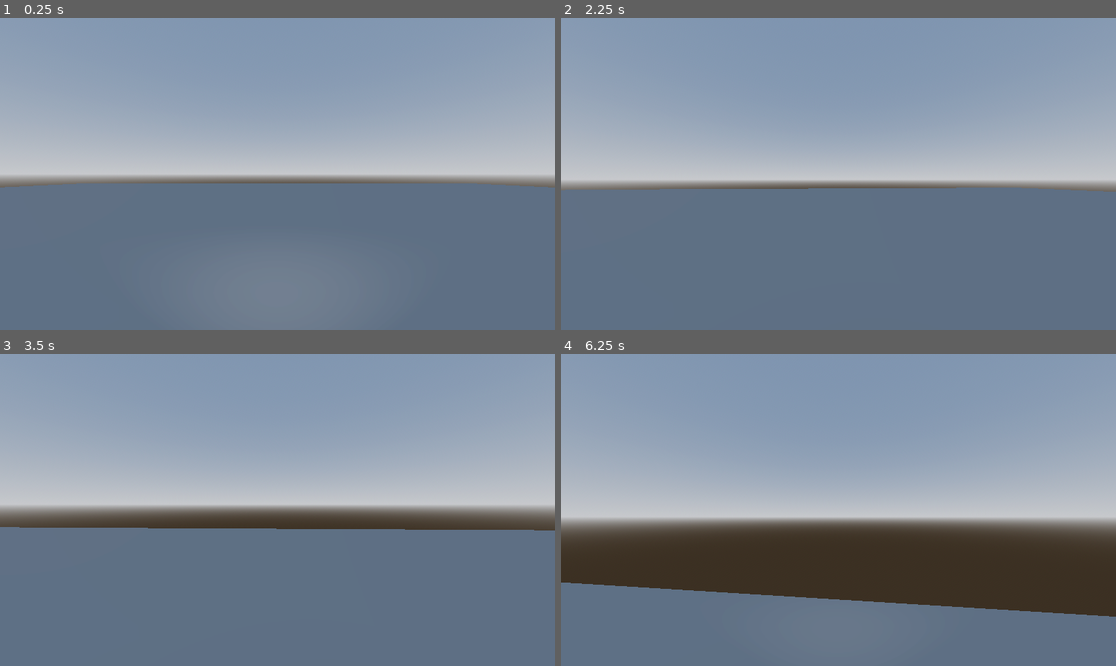
Above: before the commit, frames 1-4 (two rows, left to right).
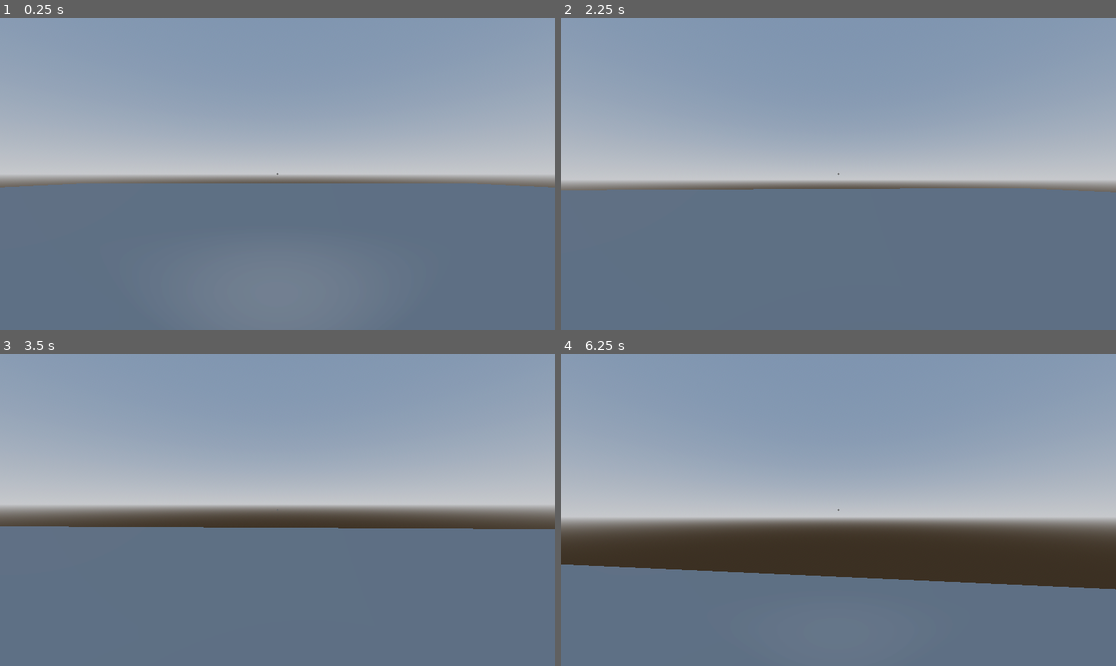
Above: after the commit, the same moments.

Repository: AntarixaSoftware/Teknologi_Game-Lilu
Game: Godot game, scene res://main_scene.tscn
The game is run twice, just before and just after one commit, with the same random seed, the same clock (stepped at 60 frames per second) and the same inputs.
Inputs (mouse positions are in pixels of both pictures, inside the frame that each line leads up to):
- Up to frame 1 (0.25 s): no input
- Up to frame 2 (2.25 s): move the mouse to (866, 174) at 0.52 s; hold W (forward) from 0.53 s (still down); tap E (interact, bound only after the commit) at 0.6, 1.55 s; tap Space (jump) at 0.77, 1.52 s; move the mouse to (810, 174) at 1.27 s; tap F (flashlight) at 1.35 s; tap Enter at 2 s; move the mouse to (849, 167) at 2.02 s; hold Shift (sprint) from 2.03 s (still down)
- Up to frame 3 (3.5 s): keep holding W (forward); tap E (interact, bound only after the commit) at 2.3, 2.85 s; tap Space (jump) at 2.75, 3.02 s; move the mouse to (271, 516) at 2.77 s; release Shift (sprint) at 2.78 s
- Up to frame 4 (6.25 s): move the mouse to (877, 513) at 3.52 s; tap E (interact, bound only after the commit) at 3.6, 4.55, 5.3, 5.85 s; tap Space (jump) at 3.77, 4.52, 6.02 s; move the mouse to (794, 506) at 4.27 s; tap F (flashlight) at 4.35 s; move the mouse to (844, 510) at 5.02 s; hold Shift (sprint) 5.03-5.78 s; move the mouse to (816, 503) at 5.77 s; release W (forward) at 5.78 s; hold D (right) from 5.78 s (still down)

The runs differ from the first frame. In frame 1, less than 0.1% of the frame differs, in the area x 49-51%, y 49-51%; in frame 2, 0.1%; in frame 3, 0.3%; in frame 4, 7.3%, in the area x 0-100%, y 49-85%.

Commit message:
Recent update on Main branch

Diff:
--- a/main_character.gd
+++ b/main_character.gd
@@ -3,7 +3,7 @@
 
 var speed
 const WALK_SPEED = 5.0
-const SPRINT_SPEED = 8.0
+const SPRINT_SPEED = 7.0
 const JUMP_VELOCITY = 4.5
 const SENSITIVITY = 0.003
 var gravity = 9.8
--- a/main_scene.tscn
+++ b/main_scene.tscn
@@ -1,6 +1,8 @@
-[gd_scene load_steps=9 format=3 uid="uid://bnvp2w1igs0to"]
+[gd_scene load_steps=11 format=3 uid="uid://bnvp2w1igs0to"]
 
 [ext_resource type="Script" path="res://main_character.gd" id="1_ahtcp"]
+[ext_resource type="Texture2D" uid="uid://c5ufwagi62j1p" path="res://Assets/crosshair.png" id="1_yweky"]
+[ext_resource type="Script" path="res://ray_cast_3d.gd" id="3_bt6ct"]
 
 [sub_resource type="ProceduralSkyMaterial" id="ProceduralSkyMaterial_jnyu5"]
 sky_horizon_color = Color(0.64625, 0.65575, 0.67075, 1)
@@ -24,6 +26,11 @@
 [sub_resource type="BoxShape3D" id="BoxShape3D_jkv7i"]
 
 [node name="Main Scene" type="Node3D"]
+
+[node name="Crosshair" type="Sprite2D" parent="."]
+position = Vector2(576, 324)
+scale = Vector2(0.125, 0.125)
+texture = ExtResource("1_yweky")
 
 [node name="DirectionalLight3D" type="DirectionalLight3D" parent="."]
 transform = Transform3D(-0.866025, -0.433013, 0.25, 0, 0.5, 0.866025, -0.5, 0.75, -0.433013, 0, 0, 0)
@@ -49,6 +56,8 @@
 transform = Transform3D(1, 0, 0, 0, 1, 0, 0, 0, 1, 0, 0.5, 0)
 
 [node name="RayCast3D" type="RayCast3D" parent="Main Character/Head/Camera3D"]
+transform = Transform3D(1, 0, 0, 0, -4.37114e-08, -1, 0, 1, -4.37114e-08, 0, 0, -0.5)
+script = ExtResource("3_bt6ct")
 
 [node name="SpotLight3D" type="SpotLight3D" parent="Main Character/Head/Camera3D"]
 
--- a/project.godot
+++ b/project.godot
@@ -52,3 +52,8 @@
 "events": [Object(InputEventKey,"resource_local_to_scene":false,"resource_name":"","device":-1,"window_id":0,"alt_press …(195 unchanged characters)…
 ]
 }
+interact={
+"deadzone": 0.5,
+"events": [Object(InputEventKey,"resource_local_to_scene":false,"resource_name":"","device":-1,"window_id":0,"alt_pressed":false,"shift_pressed":false,"ctrl_pressed":false,"meta_pressed":false,"pressed":false,"keycode":0,"physical_keycode":69,"key_label":0,"unicode":101,"location":0,"echo":false,"script":null)
+]
+}
--- /dev/null
+++ b/ray_cast_3d.gd
@@ -0,0 +1,12 @@
+extends RayCast3D
+
+func _process(delta):
+	if is_colliding():
+		var collide = get_collider()
+		if collide.has_method("interact") && Input.is_action_just_pressed("interact"):
+			collide.interact()
+
+
+# Called when the node enters the scene tree for the first time.
+func _ready() -> void:
+	pass # Replace with function body.
Binary file added: Assets/crosshair.png
Not shown, added: Assets/crosshair.png.import
